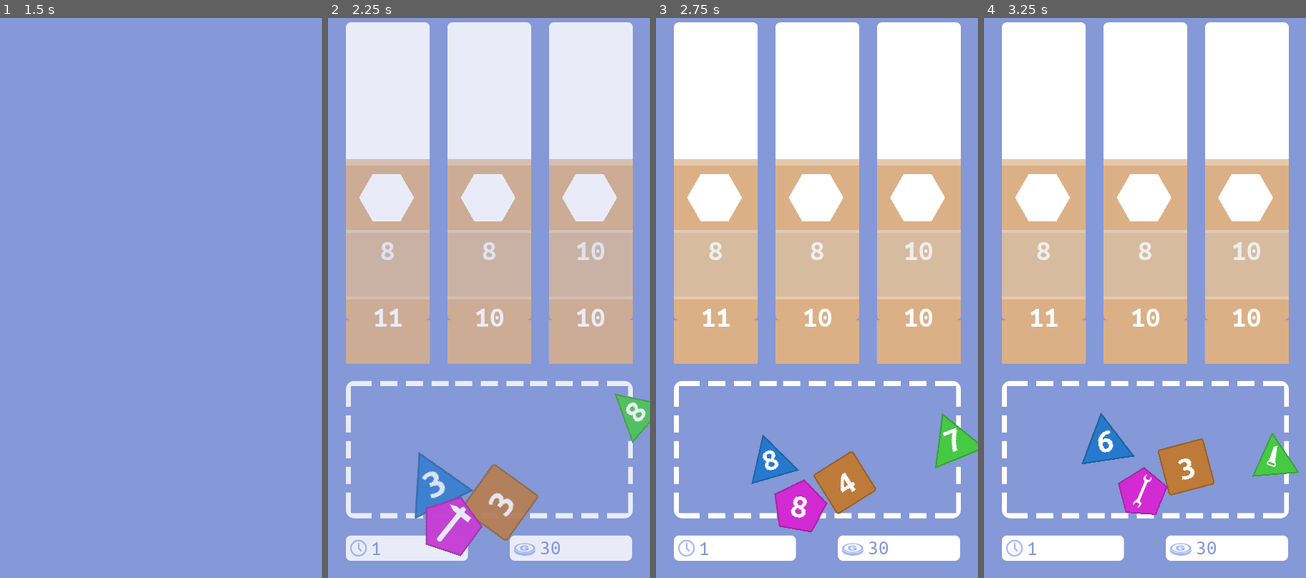
Above: before the commit, frames 1-4 (left to right).
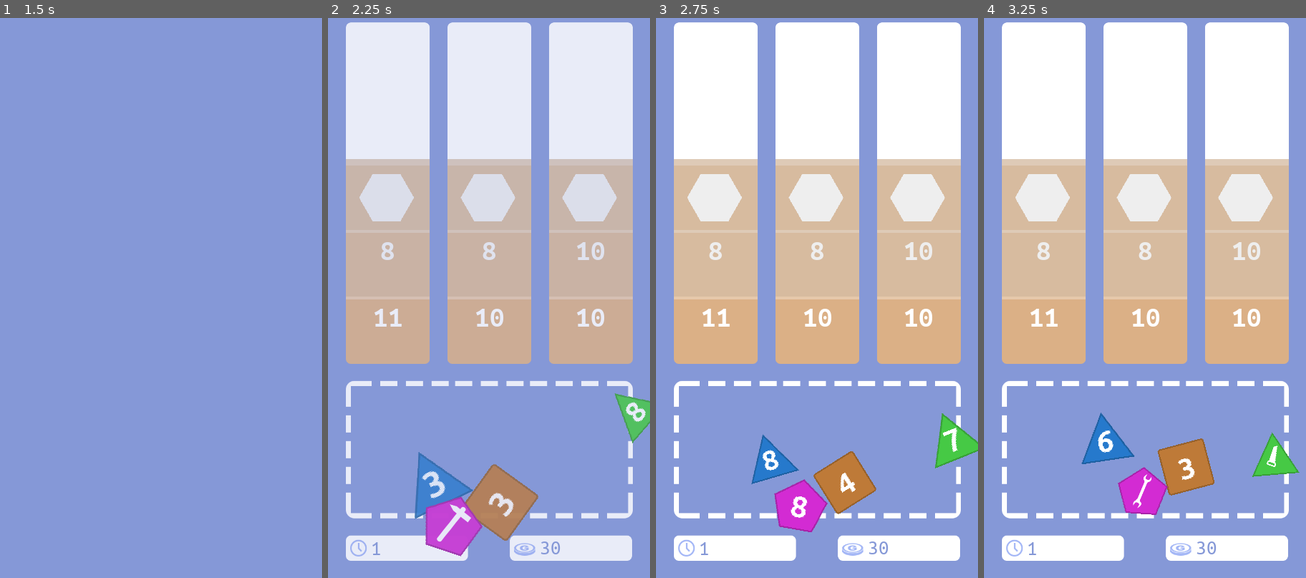
Above: after the commit, the same moments.

Repository: matzebond/DiceRepair
Game: Godot game, scene res://scenes/screens/RootNode.tscn
The game is run twice, just before and just after one commit, with the same random seed, the same clock (stepped at 60 frames per second) and the same inputs.
Inputs (mouse positions are in pixels of both pictures, inside the frame that each line leads up to):
- Up to frame 1 (1.5 s): tap Enter (ui_accept) at 0.5 s; drag from (167, 247) to (161, 393) at 0.52 s; drag from (35, 449) to (161, 393) at 1.27 s
- Up to frame 2 (2.25 s): move the mouse to (489, 510) at 2.02 s; click (489, 510) at 2.17 s
- Up to frame 3 (2.75 s): no input
- Up to frame 4 (3.25 s): drag from (1280, 438) to (1041, 258) at 2.77 s

Frame 1 is identical in both runs. In frame 2, less than 0.1% of the frame differs, in the area x 5-95%, y 0-62%; in frame 3, 5.7%; in frame 4, 5.7%.

Commit message:
JobHead now has same inactive effect as JobStep

Diff:
--- a/scenes/jobs/Job.tscn
+++ b/scenes/jobs/Job.tscn
@@ -13,4 +13,14 @@
 [node name="Sprite" type="Sprite" parent="."]
 texture = ExtResource( 1 )
 
+[node name="Inactive" type="ColorRect" parent="Sprite"]
+margin_left = -98.0
+margin_top = -82.0
+margin_right = 98.0
+margin_bottom = 82.0
+color = Color( 0.807843, 0.807843, 0.807843, 0.34902 )
+__meta__ = {
+"_edit_use_anchors_": false
+}
+
 [node name="Tween" type="Tween" parent="."]
Binary file changed: assets/img/ui/jobmask.png
